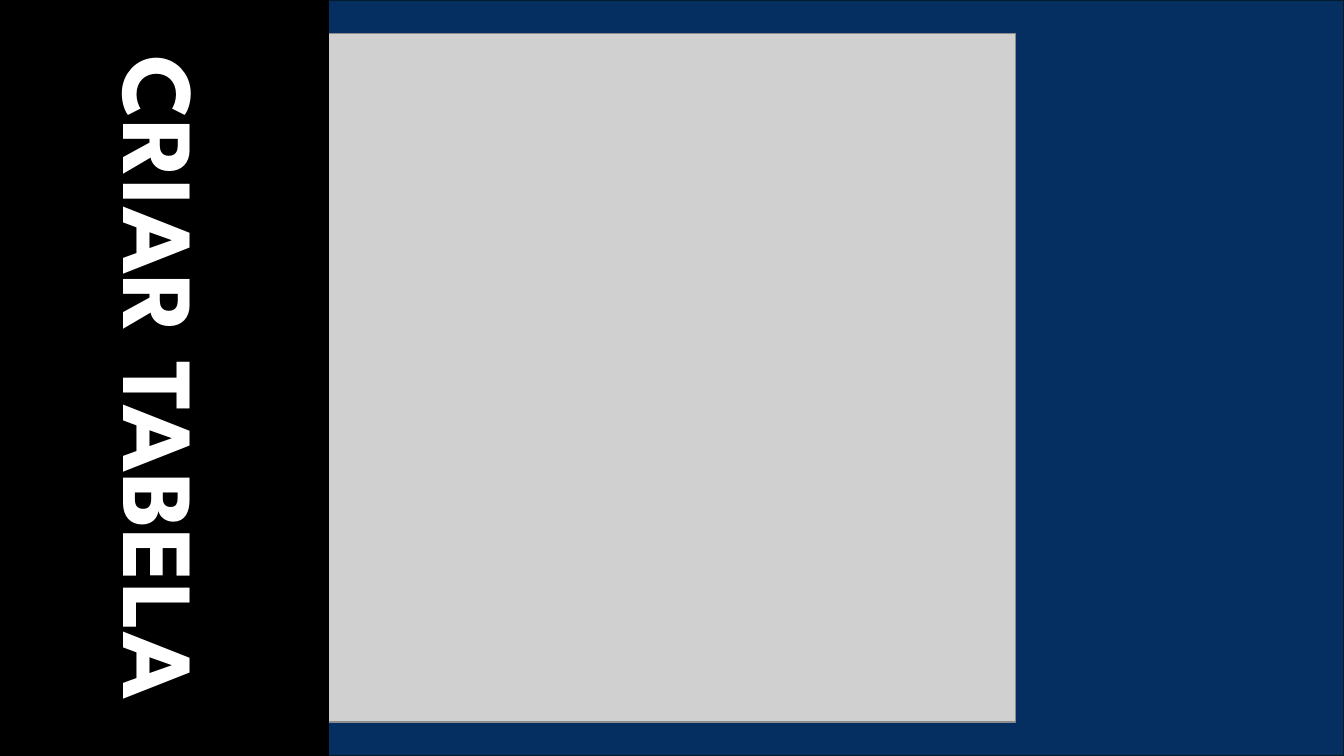
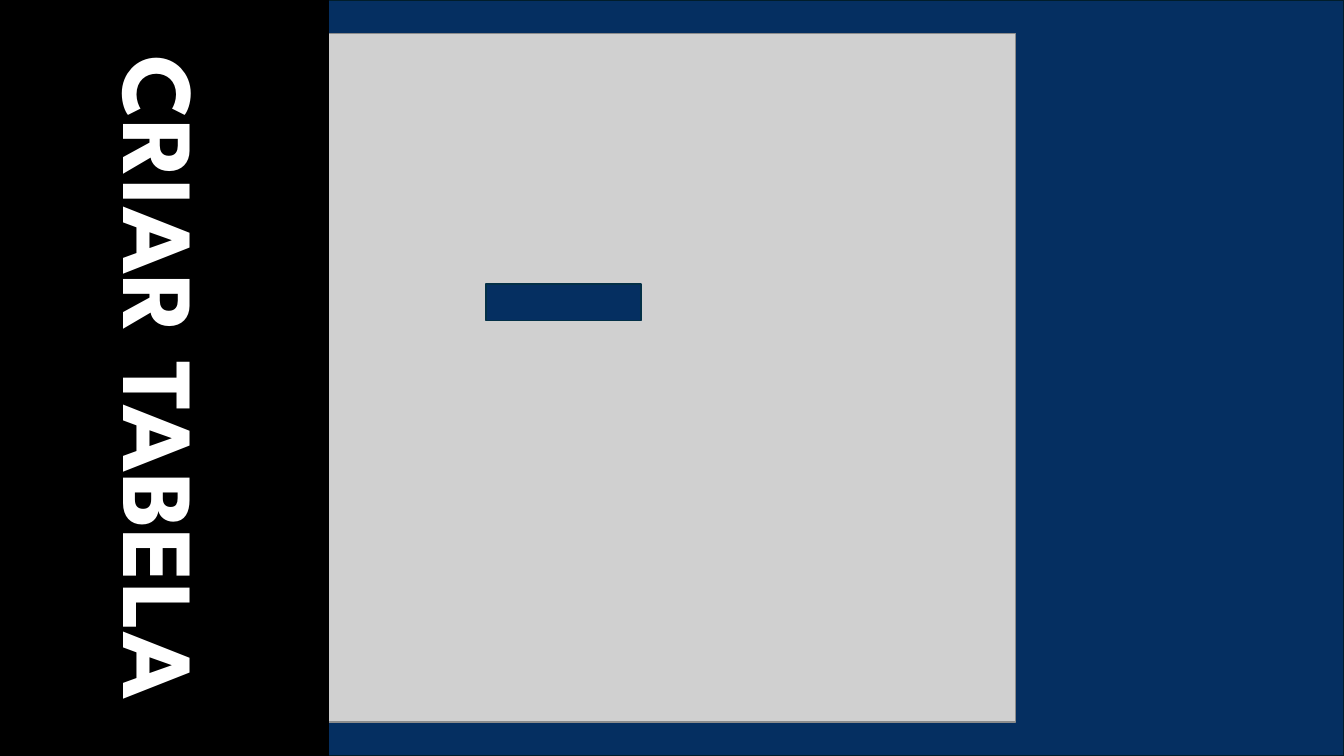
Before and after one commit to luiz0067yahoo/e-comerce, a slide deck: slide 15 of 4 banco de dados.pptx. Drawn at 1344x756 pixels with LibreOffice and Linux fonts; fonts in the diff are those of the drawing; grey boxes stand for pictures. Boxes give left, top, right and bottom in pixels: in the first picture for what was removed or moved away, otherwise in the second. Text is boxed around its words. In the diff, an @@ line names an element or a change of style, - is before the commit and + after.

```diff
--- a/4 banco de dados.pptx
+++ b/4 banco de dados.pptx
@@ rectangle added at (486, 284, 641, 321), fill #052F61, outline #043148 1.25 pt @@
```
Also in this commit, not shown: 19 other files.
